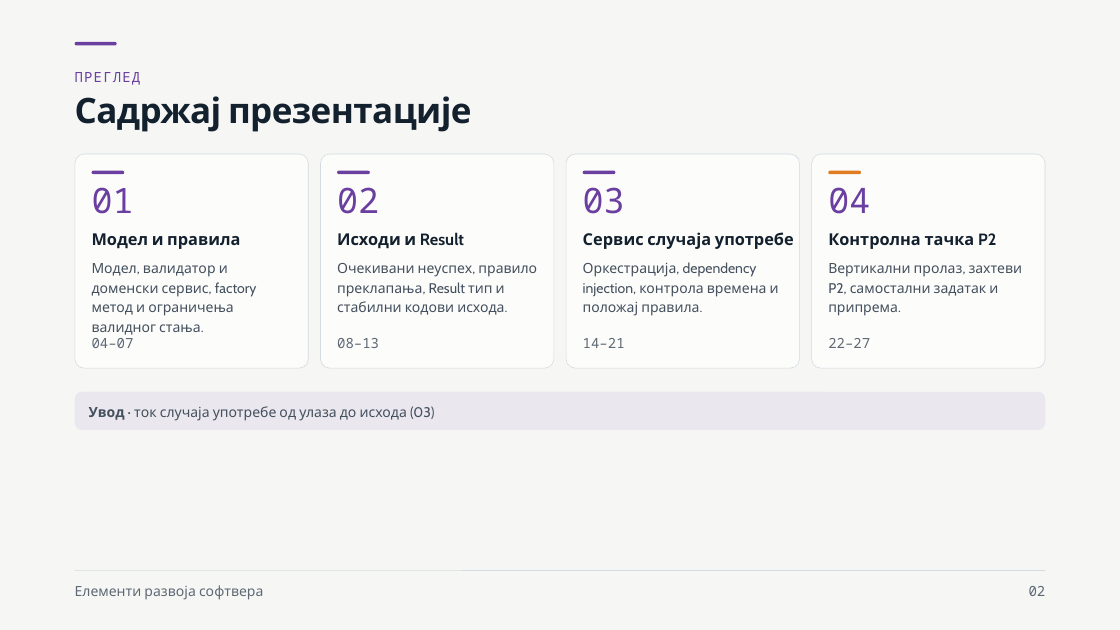
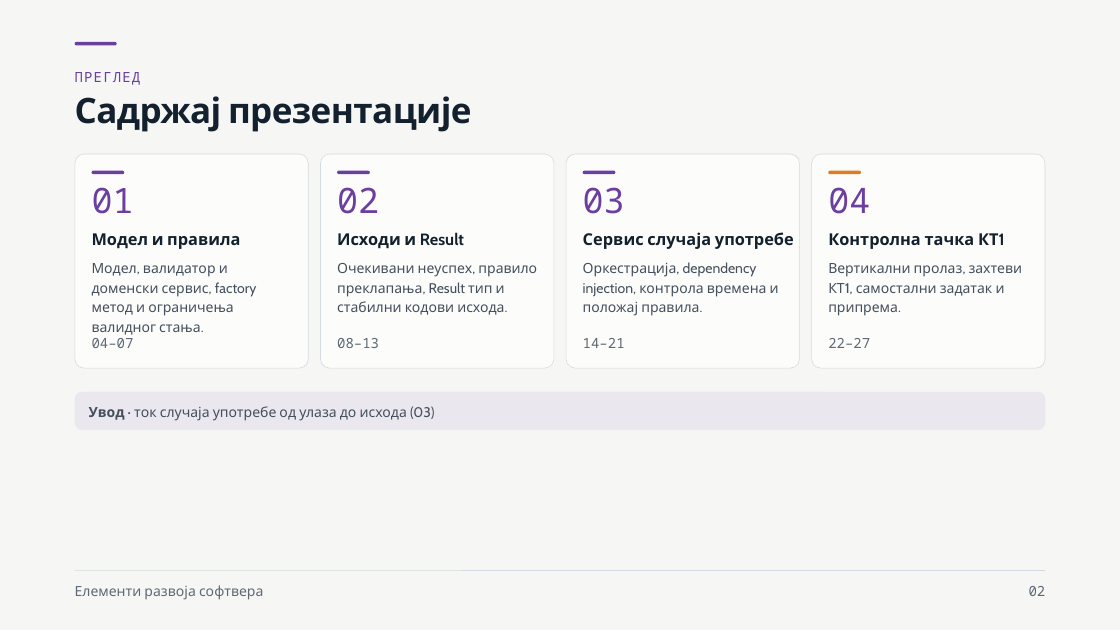
Before and after one commit to owlCoder/ftn-nastavni-materijali, a slide deck: slide 2 of 01 Elementi Razvoja Softvera/02 Prezentacije/PPTX/03 Пословна логика и слој случајева употребе.pptx. Drawn at 1120x630 pixels with LibreOffice and Linux fonts; fonts in the diff are those of the drawing. Boxes give left, top, right and bottom in pixels: in the first picture for what was removed or moved away, otherwise in the second. Text is boxed around its words. In the diff, an @@ line names an element or a change of style, - is before the commit and + after.

```diff
--- a/01 Elementi Razvoja Softvera/02 Prezentacije/PPTX/03 Пословна логика и слој случајева употребе.pptx
+++ b/01 Elementi Razvoja Softvera/02 Prezentacije/PPTX/03 Пословна логика и слој случајева употребе.pptx
@@ text at [828, 233, 975, 249]: text changed @@
-Контролна тачка P2
+Контролна тачка КТ1
@@ text at [828, 263, 1023, 316]: text changed @@
-Вертикални пролаз, захтеви P2, самостални задатак и припрема.
+Вертикални пролаз, захтеви КТ1, самостални задатак и припрема.
```
Also in this commit, not shown: 5 other slides changed, 21 other files.
